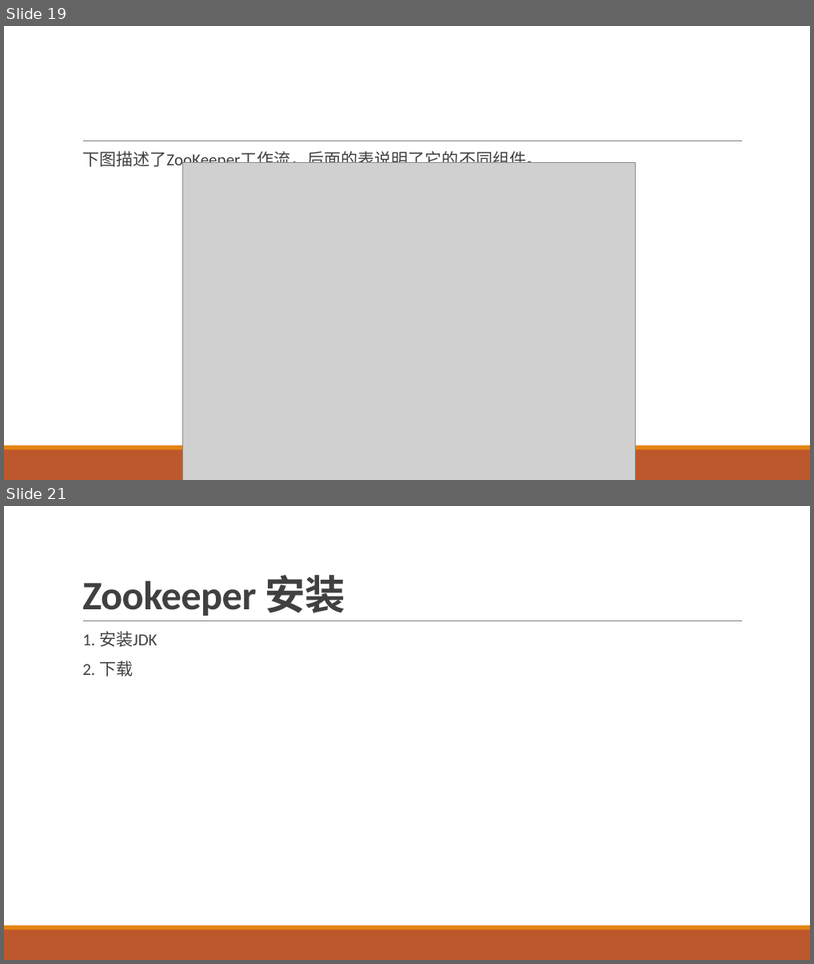
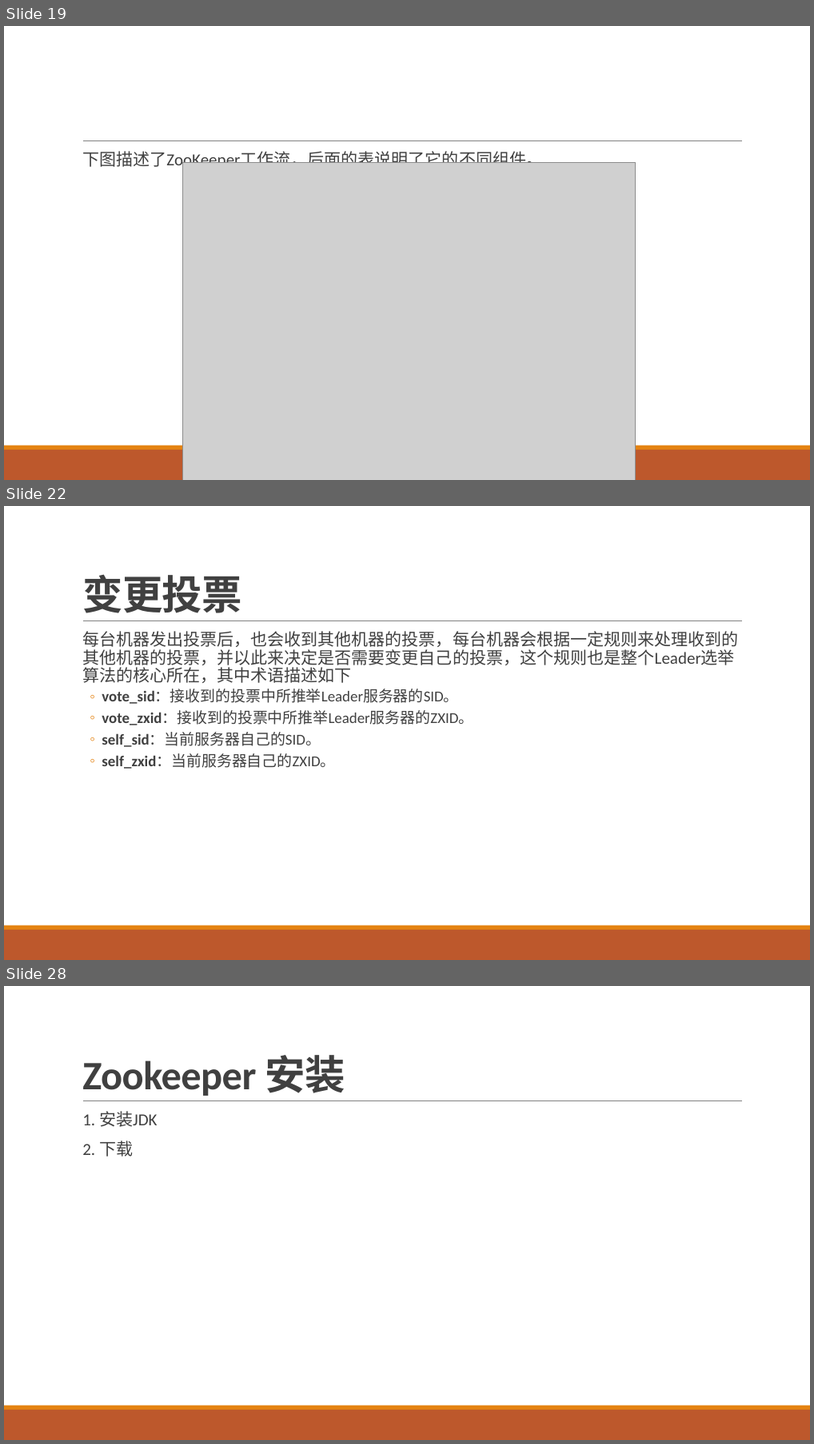
Before and after one commit to airuitian/MicroService, a slide deck: middlerware/Zookeeper介绍与实战.pptx. Shown one above the other, each under a label of ours: slides 19 and 21 before the commit, slides 19, 22 and 28 after it; the slides between them are not shown. The pictures are 814x964 and 814x1444 pixels, drawn with LibreOffice and Linux fonts; fonts in the diff are those of the drawing; grey boxes stand for pictures. Boxes give left, top, right and bottom in pixels: in the first picture for what was removed or moved away, otherwise in the second. Text is boxed around its words. In the diff, an @@ line names an element or a change of style, - is before the commit and + after.

```diff
--- a/middlerware/Zookeeper介绍与实战.pptx
+++ b/middlerware/Zookeeper介绍与实战.pptx
@@ slide 22 added at bbox=[4, 506, 810, 960], background #FFFFFF; not listed: 3 template elements that a slide beside it also shows @@
@@ title added at bbox=[82, 574, 242, 613], 48 pt, text #404040, bold @@
+变更投票
@@ text added at bbox=[82, 631, 738, 768], 18 pt, text #404040 @@
+  每台机器发出投票后，也会收到其他机器的投票，每台机器会根据一定规则来处理收到的其他机器的投票，并以此来决定是否需要变更自己的投票，这个规则也是整个Leader选举算法的核心所在，其中术语描述如下
+  ◦ vote_sid：接收到的投票中所推举Leader服务器的SID。
+  ◦ vote_zxid：接收到的投票中所推举Leader服务器的ZXID。
+  ◦ self_sid：当前服务器自己的SID。
+  ◦ self_zxid：当前服务器自己的ZXID。
@@ what was slide 21 is now slide 28 @@
```
Also in this commit, not shown: 1 slide changed, 17 other slides added, 2 slides removed.
